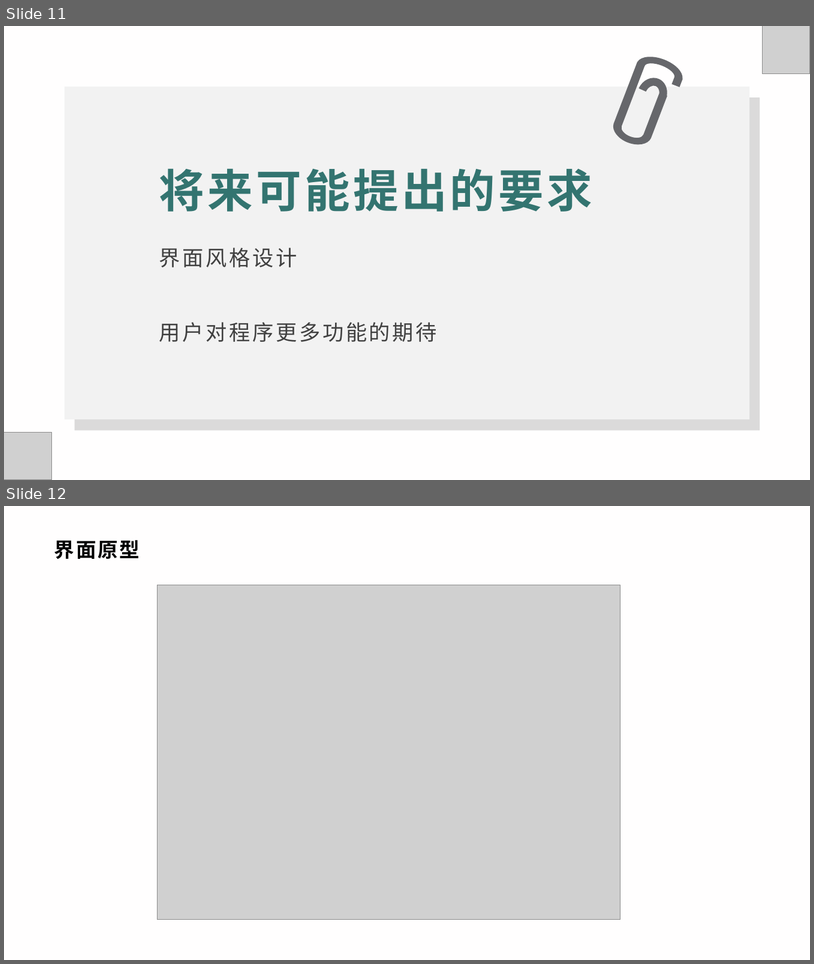
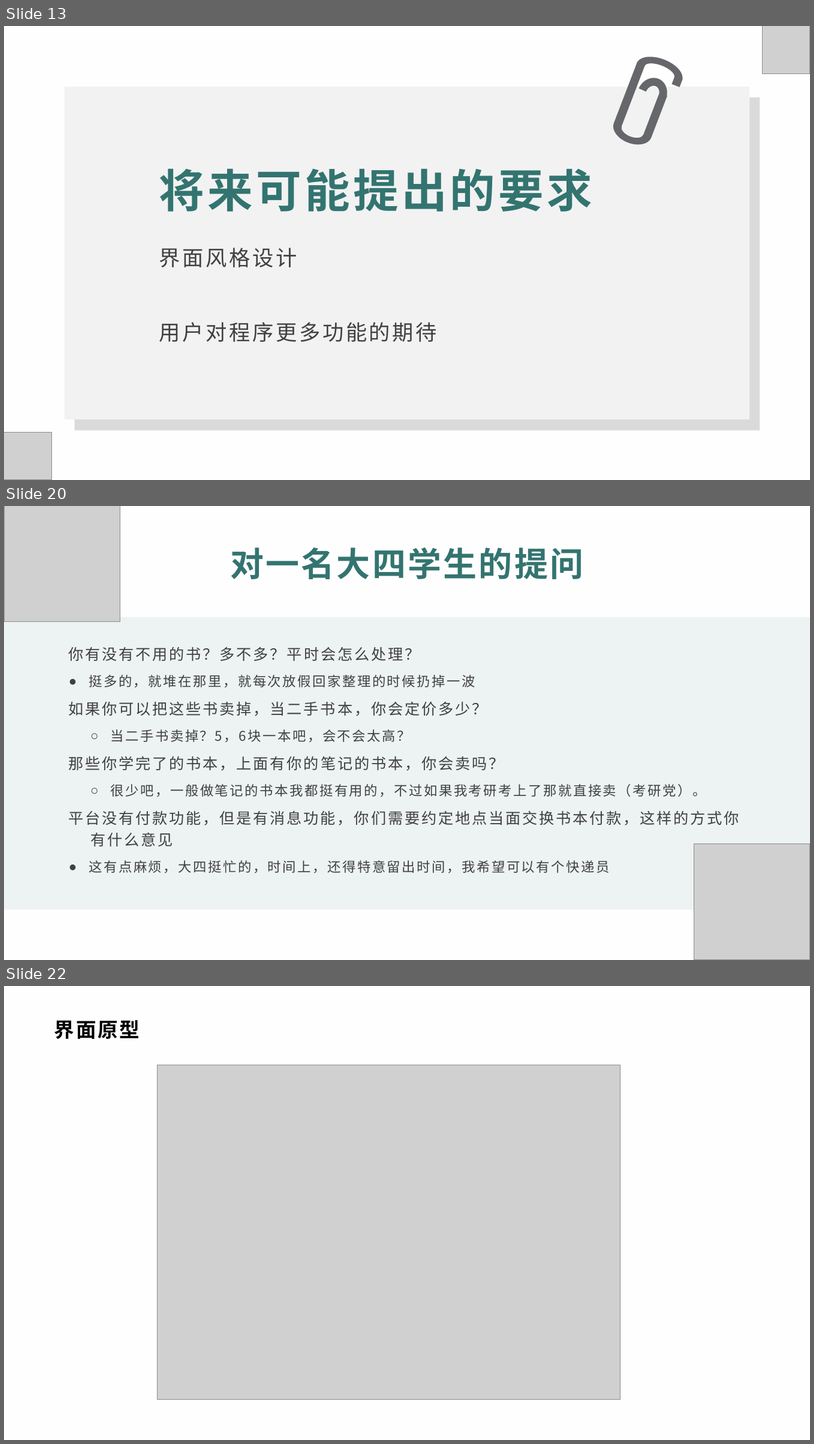
Before and after one commit to xlisses/ruang, a slide deck: Requirement_Statements/需求分析.pptx. Shown one above the other, each under a label of ours: slides 11 and 12 before the commit, slides 13, 20 and 22 after it; the slides between them are not shown. The pictures are 814x964 and 814x1444 pixels, drawn with LibreOffice and Linux fonts; fonts in the diff are those of the drawing; grey boxes stand for pictures; background and template pictures are left out. Boxes give left, top, right and bottom in pixels: in the first picture for what was removed or moved away, otherwise in the second. Text is boxed around its words. In the diff, an @@ line names an element or a change of style, - is before the commit and + after.

```diff
--- a/Requirement_Statements/需求分析.pptx
+++ b/Requirement_Statements/需求分析.pptx
@@ slide 20 added at (4,506,810,960), background #FFFEFE @@
@@ picture added at (4,506,120,622) @@
@@ text added at (230,547,584,579), 40 pt, text #337470, bold @@
+对一名大四学生的提问
@@ rectangle added at (4,617,810,909), fill #EDF2F2 @@
@@ text added at (69,647,739,873), 16 pt, text #404040 @@
+1. 你有没有不用的书？多不多？平时会怎么处理？
+    ● 挺多的，就堆在那里，就每次放假回家整理的时候扔掉一波
+2. 如果你可以把这些书卖掉，当二手书本，你会定价多少？
+  ○ 当二手书卖掉？5，6块一本吧，会不会太高？
+3. 那些你学完了的书本，上面有你的笔记的书本，你会卖吗？
+  ○ 很少吧，一般做笔记的书本我都挺有用的，不过如果我考研考上了那就直接卖（考研党）。
+4. 平台没有付款功能，但是有消息功能，你们需要约定地点当面交换书本付款，这样的方式你有什么意见
+    ● 这有点麻烦，大四挺忙的，时间上，还得特意留出时间，我希望可以有个快递员
@@ picture added at (695,844,810,960) @@
@@ what was slide 11 is now slide 13 @@
@@ what was slide 12 is now slide 22 @@
```
Also in this commit, not shown: 2 slides changed, 10 other slides added.
